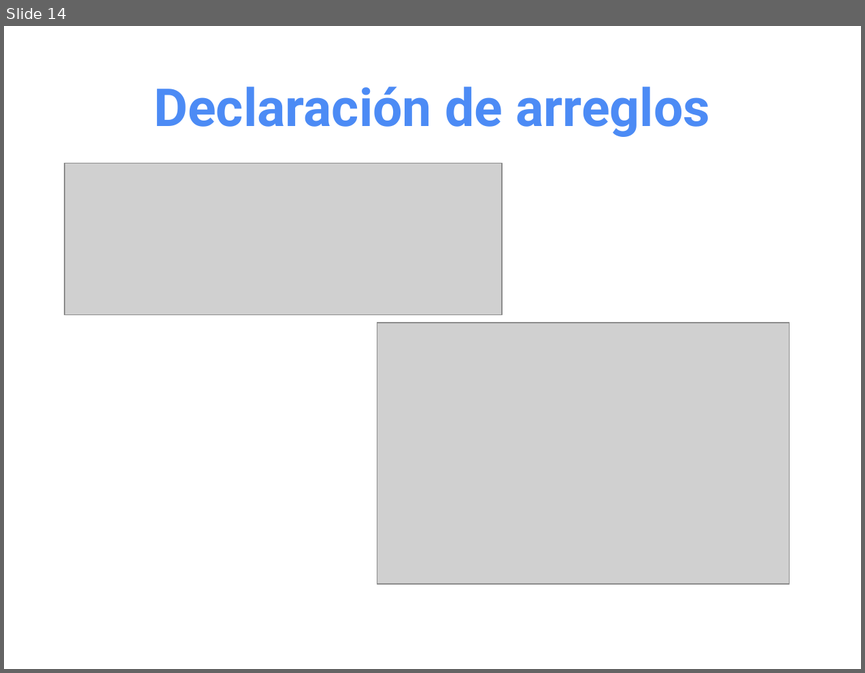
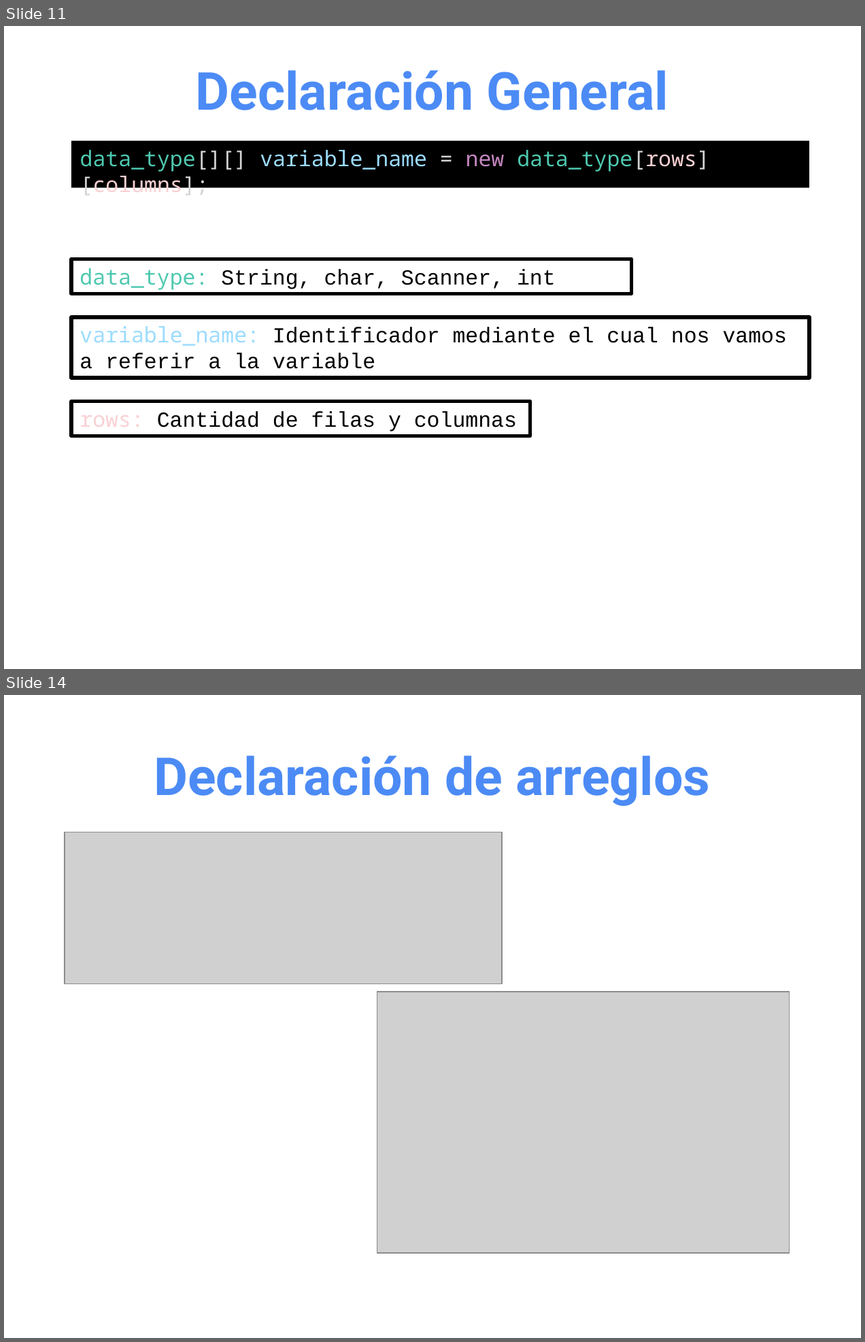
Before and after one commit to OMardil/INFO2, a slide deck: MOD01_Arreglos_multidimensionales/01 Presentacion/INFO2_MOD01-Arreglos_Multidimensionales.pptx. Shown one above the other, each under a label of ours: slide 14 before the commit, slides 11 and 14 after it; the slides between them are not shown. The pictures are 865x673 and 865x1342 pixels, drawn with LibreOffice and Linux fonts; fonts in the diff are those of the drawing; grey boxes stand for pictures. Boxes give left, top, right and bottom in pixels: in the first picture for what was removed or moved away, otherwise in the second. Text is boxed around its words. In the diff, an @@ line names an element or a change of style, - is before the commit and + after.

```diff
--- a/MOD01_Arreglos_multidimensionales/01 Presentacion/INFO2_MOD01-Arreglos_Multidimensionales.pptx
+++ b/MOD01_Arreglos_multidimensionales/01 Presentacion/INFO2_MOD01-Arreglos_Multidimensionales.pptx
@@ slide 11 added at bbox=[4, 26, 861, 669], background #FFFFFF @@
@@ title added at bbox=[196, 70, 668, 110], 44 pt, text #4C8BF5, bold @@
+Declaración General
@@ text added at bbox=[72, 141, 809, 188], fill #000000, 18 pt, text #4EC9B0 @@
+data_type[][] variable_name = new data_type[rows][columns];
@@ rectangle added at bbox=[72, 259, 631, 293], outline #000000 3 pt, 18 pt, text #000000 @@
+data_type: String, char, Scanner, int
@@ rectangle added at bbox=[72, 317, 809, 378], outline #000000 3 pt, 18 pt, text #000000 @@
+variable_name: Identificador mediante el cual nos vamos a referir a la variable
@@ rectangle added at bbox=[72, 401, 531, 435], outline #000000 3 pt, 18 pt, text #000000 @@
+rows: Cantidad de filas y columnas
```
Also in this commit, not shown: 6 slides changed, 1 other slide added, 3 slides removed, 1 other file.
